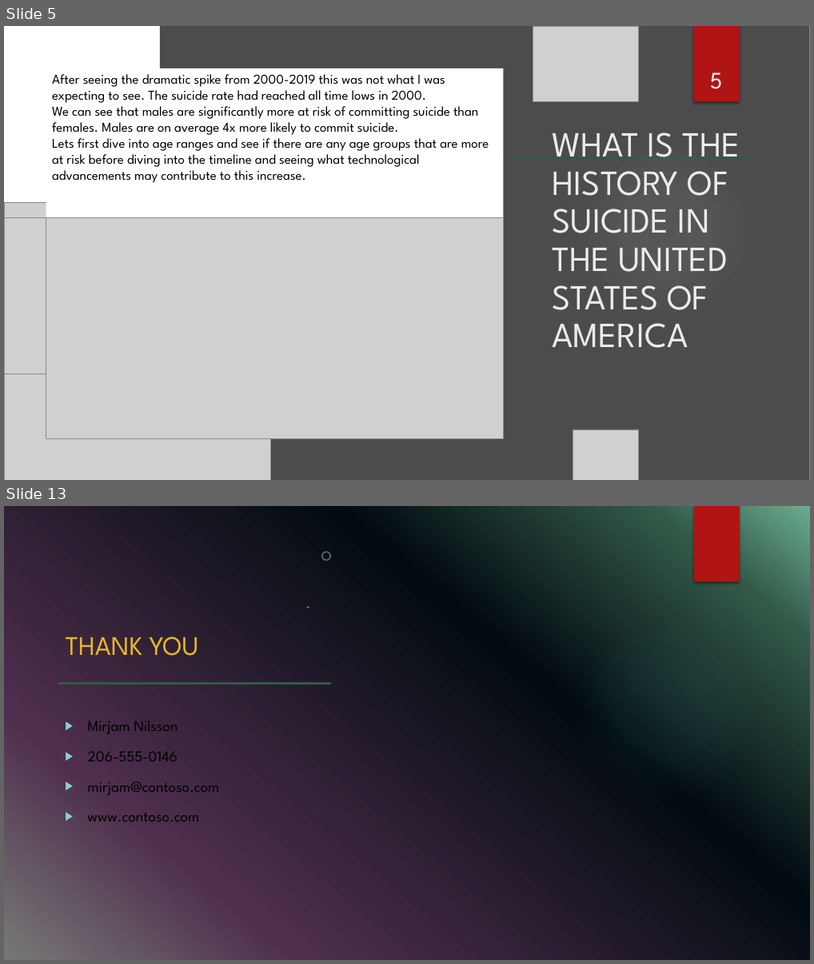
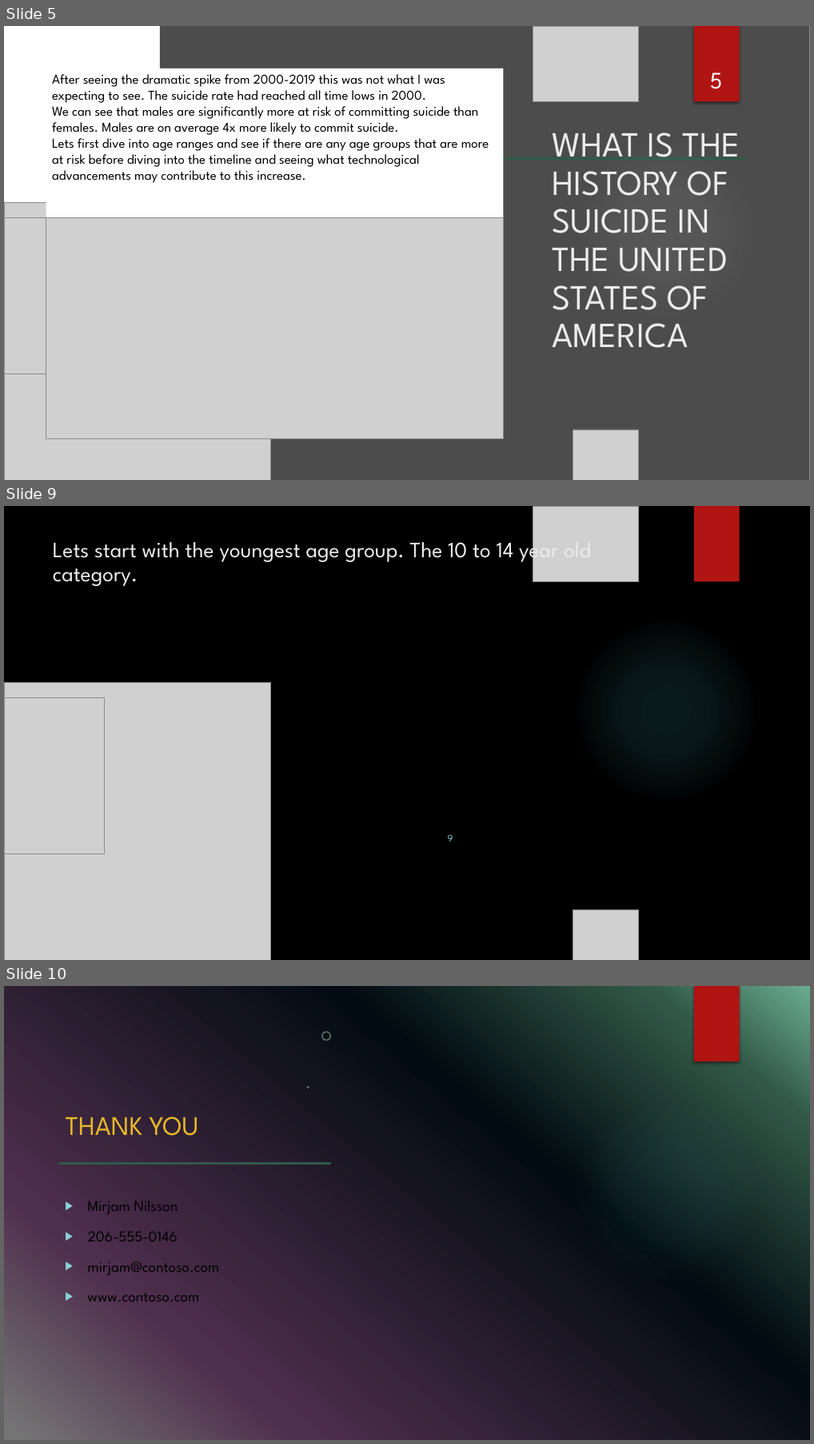
Before and after one commit to RussellBracey/Capston_rb, a slide deck: powerpoint/capstone_powerpoint.pptx. Shown one above the other, each under a label of ours: slides 5 and 13 before the commit, slides 5, 9 and 10 after it; the slides between them are not shown. The pictures are 814x964 and 814x1444 pixels, drawn with LibreOffice and Linux fonts; fonts in the diff are those of the drawing; grey boxes stand for pictures; background and template pictures are left out. Boxes give left, top, right and bottom in pixels: in the first picture for what was removed or moved away, otherwise in the second. Text is boxed around its words. In the diff, an @@ line names an element or a change of style, - is before the commit and + after.

```diff
--- a/powerpoint/capstone_powerpoint.pptx
+++ b/powerpoint/capstone_powerpoint.pptx
@@ slide 9 added at (4,506,810,960), background picture (left out); not listed: 1 template element that a slide beside it also shows @@
@@ picture added at (534,506,639,582) @@
@@ rectangle added at (694,506,740,582), fill #B01513 @@
@@ title added at (53,536,558,586), 26.1 pt, text #EBEBEB @@
+Lets start with the youngest age group. The 10 to 14 year old category.
@@ ellipse added at (574,616,759,803), fill gradient #50B9C1 @@
@@ picture added at (4,683,270,960) @@
@@ picture added at (4,697,105,854) @@
@@ page number added at (448,834,454,841), 11.9 pt, text #8AD0D6 @@
+9
@@ picture added at (574,909,639,960) @@
@@ what was slide 13 is now slide 10 @@
```
Also in this commit, not shown: 3 other slides added, 7 slides removed, 2 other files.
